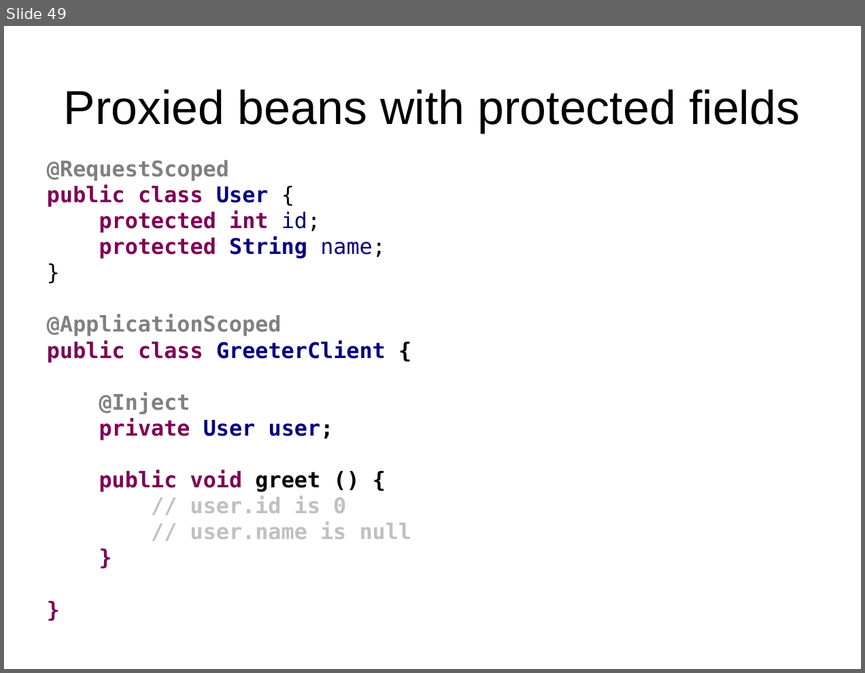
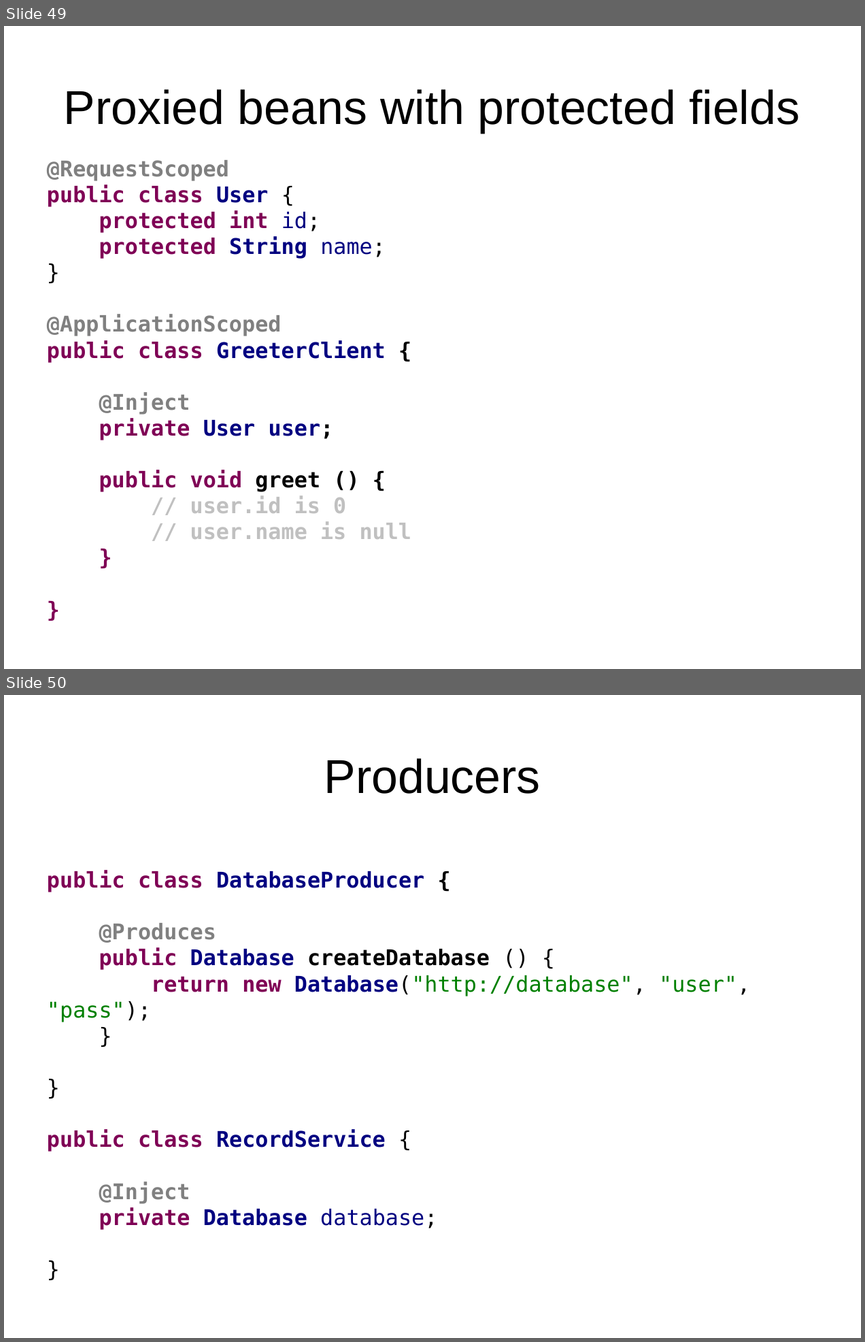
Before and after one commit to FrigoCoder/CDI, a slide deck: CDI.odp. Shown one above the other, each under a label of ours: slide 49 before the commit, slides 49 and 50 after it. The pictures are 865x673 and 865x1342 pixels, drawn with LibreOffice and Linux fonts; fonts in the diff are those of the drawing. Boxes give left, top, right and bottom in pixels: in the first picture for what was removed or moved away, otherwise in the second. Text is boxed around its words. In the diff, an @@ line names an element or a change of style, - is before the commit and + after.

Commit message:
Producers and events.

```diff
--- a/CDI.odp
+++ b/CDI.odp
@@ slide 50 added at (4, 695, 861, 1338), background #FFFFFF @@
@@ title added at (324, 758, 541, 794), 44 pt, text #000000 @@
+Producers
@@ text added at (47, 870, 750, 1229), 20 pt, text #000080, bold @@
+public class DatabaseProducer {
+@Produces
+public Database createDatabase () {
+return new Database("http://database", "user", "pass");
+}
+}
+public class RecordService {
+@Inject
+private Database database;
+}
```
Also in this commit, not shown: 9 other slides added, 10 other files.
